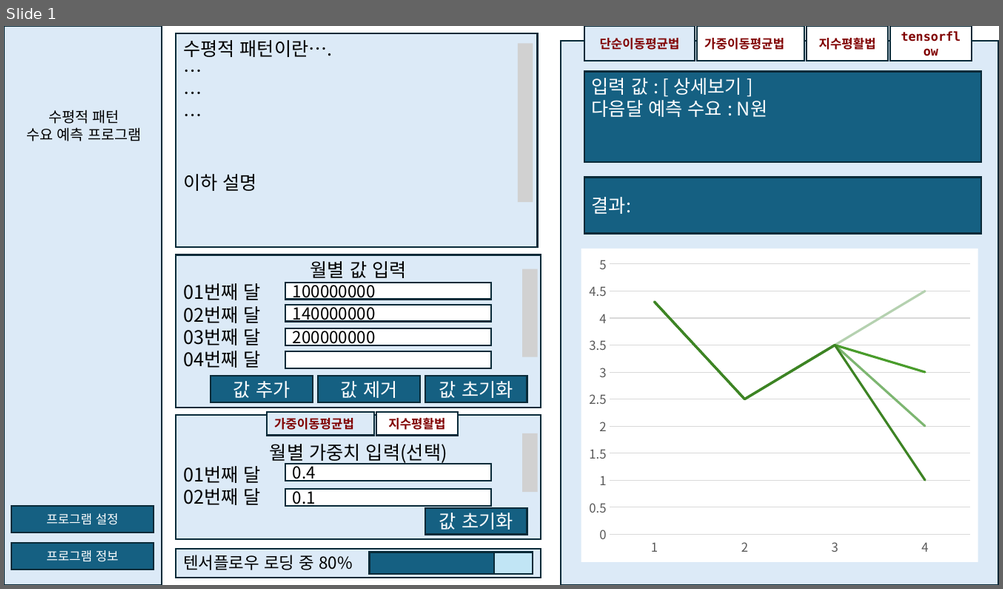
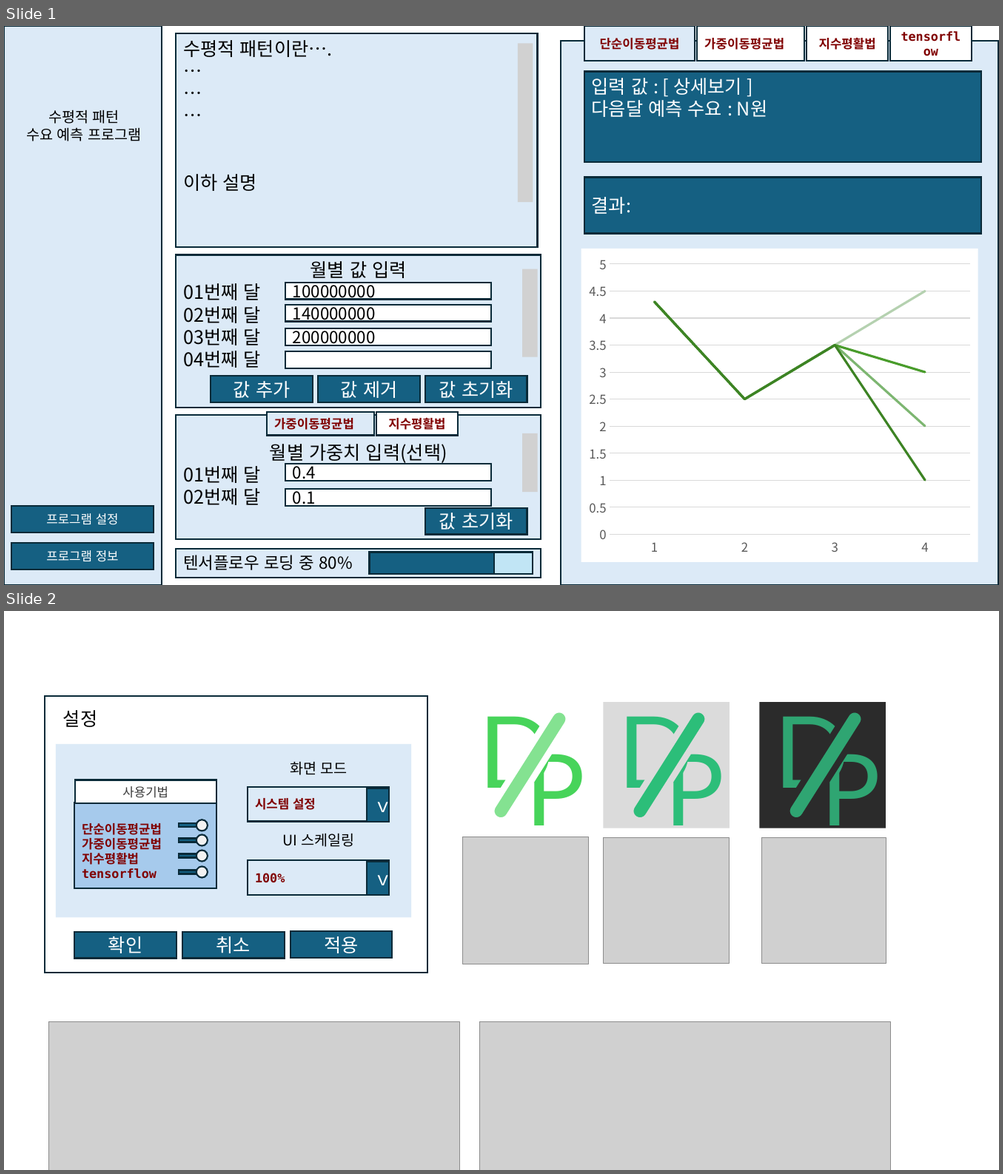
Before and after one commit to okdk66833/Demand-Prophecy, a slide deck: document/GUI.pptx. Shown one above the other, each under a label of ours: slide 1 before the commit, slides 1 and 2 after it. The pictures are 1003x589 and 1003x1174 pixels, drawn with LibreOffice and Linux fonts; fonts in the diff are those of the drawing; grey boxes stand for pictures; background and template pictures are left out. Boxes give left, top, right and bottom in pixels: in the first picture for what was removed or moved away, otherwise in the second. Text is boxed around its words. In the diff, an @@ line names an element or a change of style, - is before the commit and + after.

```diff
--- a/document/GUI.pptx
+++ b/document/GUI.pptx
@@ slide 2 added at (x1=4, y1=611, x2=999, y2=1170), background #FFFFFF @@
@@ rectangle added at (x1=44, y1=696, x2=428, y2=973), outline #092A39 1.5 pt @@
@@ text added at (x1=63, y1=710, x2=97, y2=727), 18 pt, text none @@
+설정
@@ rectangle added at (x1=464, y1=702, x2=589, y2=828), fill #FFFFFF @@
@@ text added at (x1=471, y1=712, x2=546, y2=786), 96 pt, text #47D45A @@
+D
@@ rounded rectangle added at (x1=487, y1=706, x2=572, y2=825), fill #84E291, outline #FFFFFF 6 pt @@
@@ rectangle added at (x1=603, y1=702, x2=729, y2=828), fill #DBDBDB @@
@@ text added at (x1=611, y1=712, x2=686, y2=786), 96 pt, text #2CBE79 @@
+D
@@ rounded rectangle added at (x1=627, y1=706, x2=712, y2=825), fill #2CBE79, outline #DBDBDB 6 pt @@
@@ rectangle added at (x1=759, y1=702, x2=885, y2=828), fill #2B2B2B @@
@@ text added at (x1=766, y1=712, x2=841, y2=786), 96 pt, text #2FA572 @@
+D
@@ rounded rectangle added at (x1=783, y1=706, x2=868, y2=825), fill #2FA572, outline #2B2B2B 6 pt @@
@@ rectangle added at (x1=56, y1=743, x2=410, y2=917), fill #DCEAF7 @@
@@ text added at (x1=518, y1=749, x2=589, y2=823), 96 pt, text #47D45A @@
+P
@@ text added at (x1=657, y1=749, x2=728, y2=823), 96 pt, text #2CBE79 @@
+P
@@ text added at (x1=814, y1=749, x2=885, y2=823), 96 pt, text #2FA572 @@
+P
@@ picture added at (x1=462, y1=837, x2=588, y2=965) @@
@@ picture added at (x1=603, y1=838, x2=729, y2=963) @@
@@ picture added at (x1=761, y1=839, x2=886, y2=964) @@
@@ group added at (x1=74, y1=780, x2=216, y2=889): 6 rectangles, 4 ellipses @@
+단순이동평균법
+가중이동평균법
+지수평활법
+tensorflow
+사용기법
@@ group added at (x1=247, y1=761, x2=389, y2=894): 4 rectangles, 2 texts @@
+화면 모드
+UI 스케일링
+시스템 설정
+100%
+ｖ
+ｖ
@@ rectangle added at (x1=75, y1=932, x2=176, y2=958), fill #156082, outline #092A39 1.5 pt, 18 pt, text #FFFFFF @@
+확인
@@ rectangle added at (x1=182, y1=932, x2=284, y2=958), fill #156082, outline #092A39 1.5 pt, 18 pt, text #FFFFFF @@
+취소
@@ rectangle added at (x1=290, y1=932, x2=392, y2=958), fill #156082, outline #092A39 1.5 pt, 18 pt, text #FFFFFF @@
+적용
@@ picture added at (x1=48, y1=1022, x2=460, y2=1170) @@
@@ rectangle added at (x1=479, y1=1022, x2=891, y2=1170), fill #EBEBEB @@
@@ picture added at (x1=480, y1=1022, x2=891, y2=1170) @@
```
Also in this commit, not shown: 9 other files.
